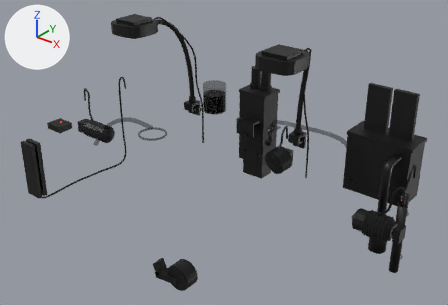
The glTF model app/src/main/assets/models/equipment.glb: old version first, new version second.
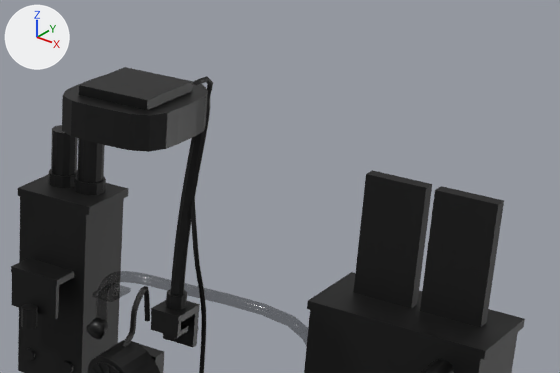
There are two pictures of each version: one whole from a camera (50 mm lens) standing at (175.4, -154.0, 121.6) and looking at (65.1, -16.2, 36.1), one close up on the part from 52% to 98% of the width and 6% to 52% of the height. Lighting does not change. The marker at upper left points along +X, +Y and +Z. The first two pictures are the older version. Where no turn or scale is listed for an object, it has been applied to the vertices. Vertices at exactly the same position are counted once.

In view in the first close-up: 'AiPrimeR', 'HobFilter', 'PowerheadBack', 'Skimmer' and 2 more.
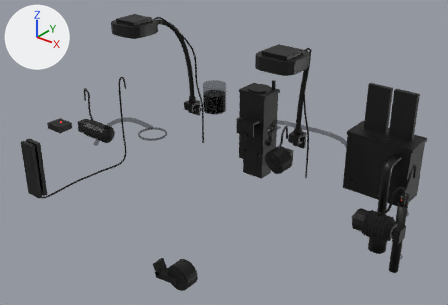
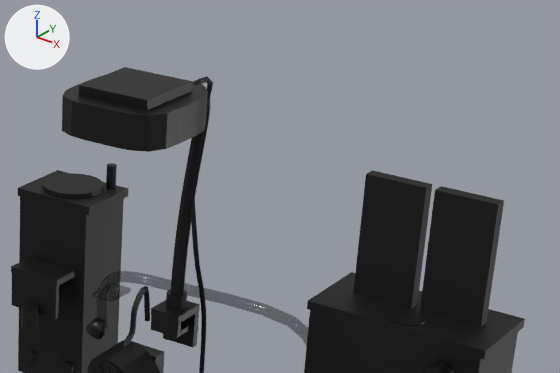
What the commit changed:
me_skimmer is used by ob_skimmer; location (0.0, 0.0, 0.0).
me_skimmer had 208 vertices, 372 faces and spanned x 57.6..68.4, y -4.4..9.4, z 19.6..57.6.
me_skimmer now has 178 vertices, 316 faces and spans x 57.6..68.4, y -4.4..9.4, z 19.6..53.6.
me_skimmer part 1: a new loose piece, a 10-sided cylinder along z spanning x 66.0..67.2, y 7.6..8.8, z 50.6..53.6, in mat_tube_grey.
Part 2, on me_skimmer:
86 vertices are removed from x 59.1..66.9, y 4.1..7.9, z 50.6..57.6.
180 faces are deleted.
16 vertices move from x 59.1..65.9, y 4.1..7.9, z 50.6..52.1 to x 59.2..66.8, y 2.0..8.9, z 50.6..51.2.
14 vertices are added at x 59.2..64.0, y 1.5..8.4, z 50.6..51.2.
11 new vertices lie (0.0, 0.0, 0.6) away from vertices in x 59.1..62.9, y 4.1..7.9, z 50.6.
9 new vertices lie (0.0, 0.0, 0.6) away from vertices in x 59.4..63.0, y 1.5..7.9, z 50.6.
84 new faces join them, mat_black_plastic.

Pixel boxes (x1, y1, x2, y2) of what changed, in the close-ups (560 x 373 px):
'Skimmer', reshaped
    before: (11, 125, 128, 373)
    after: (11, 163, 128, 373)
part 1 of me_skimmer, added
    after: (106, 163, 117, 190)
part 2 of me_skimmer, cut back
    before: (48, 125, 106, 195)
    after: (43, 173, 103, 199)
